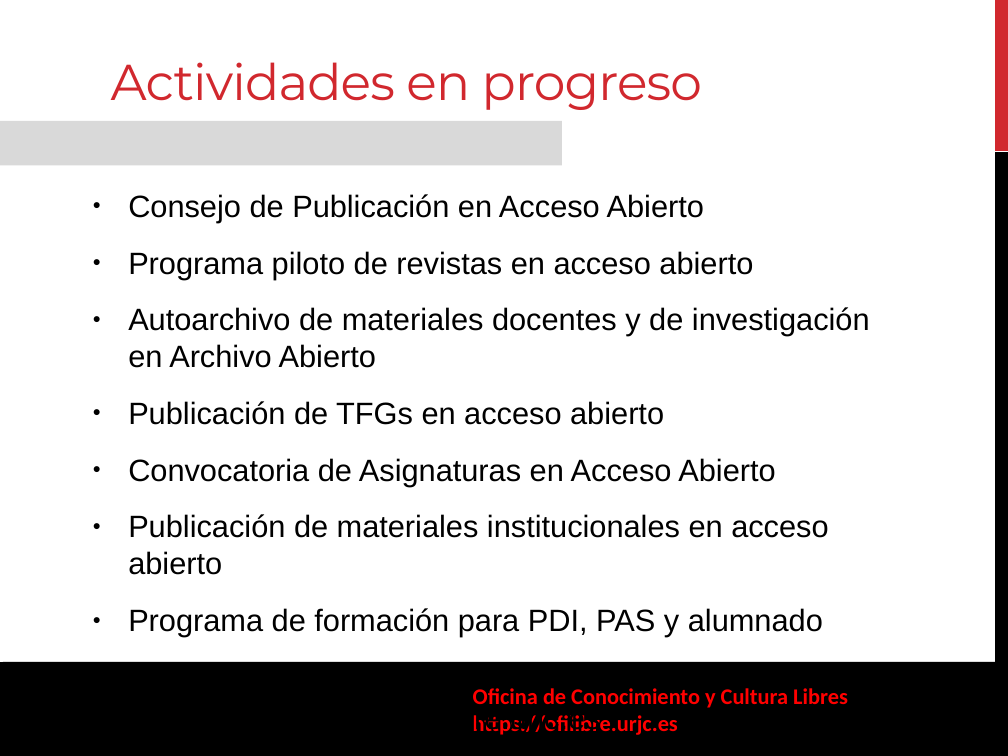
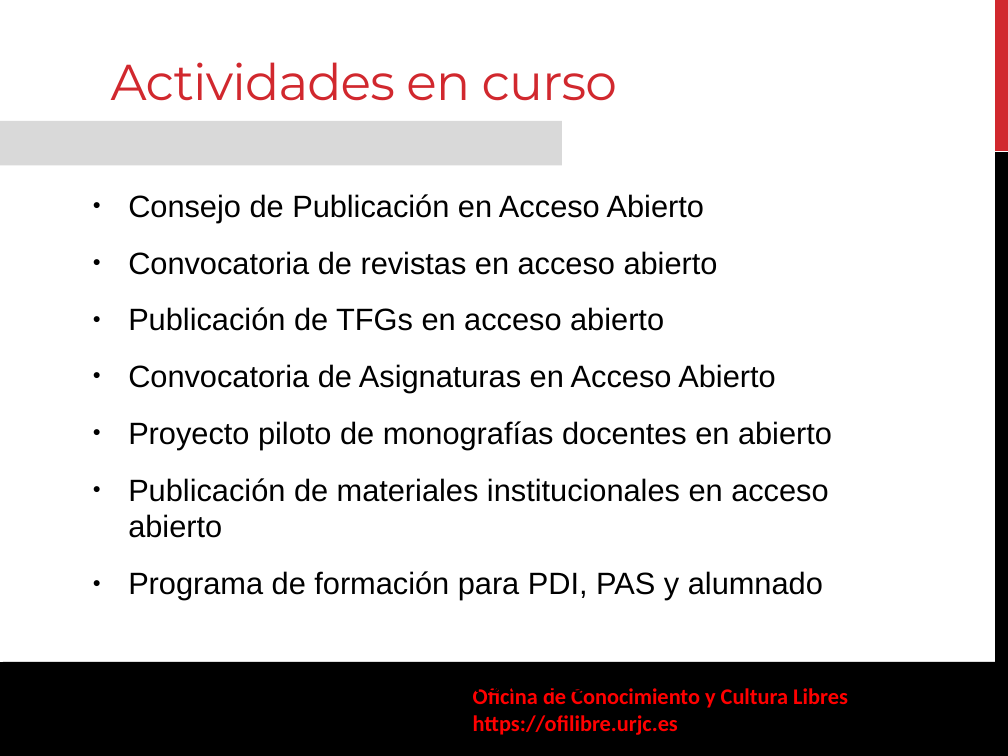
Before and after one commit to gabrielIzquierdo/OfiLibreGabri.github.io, a slide deck: slide 12 of static/transpas/ofilibre/Ofilibre-presentacion.odp. Drawn at 1008x756 pixels with LibreOffice and Linux fonts; fonts in the diff are those of the drawing; background and template pictures are left out. Boxes give left, top, right and bottom in pixels: in the first picture for what was removed or moved away, otherwise in the second. Text is boxed around its words. In the diff, an @@ line names an element or a change of style, - is before the commit and + after.

```diff
--- a/static/transpas/ofilibre/Ofilibre-presentacion.odp
+++ b/static/transpas/ofilibre/Ofilibre-presentacion.odp
@@ text at [111, 62, 617, 101]: text changed @@
-Actividades en progreso
+Actividades en curso
@@ text at [128, 251, 718, 275]: text changed @@
-● Programa piloto de revistas en acceso abierto
-● Autoarchivo de materiales docentes y de investigación en Archivo Abierto
+● Convocatoria de revistas en acceso abierto
@@ text at [128, 421, 832, 449]: paragraph added @@
+● Proyecto piloto de monografías docentes en abierto
```
Also in this commit, not shown: 3 other slides changed, 1 slide added, 1 other file.
